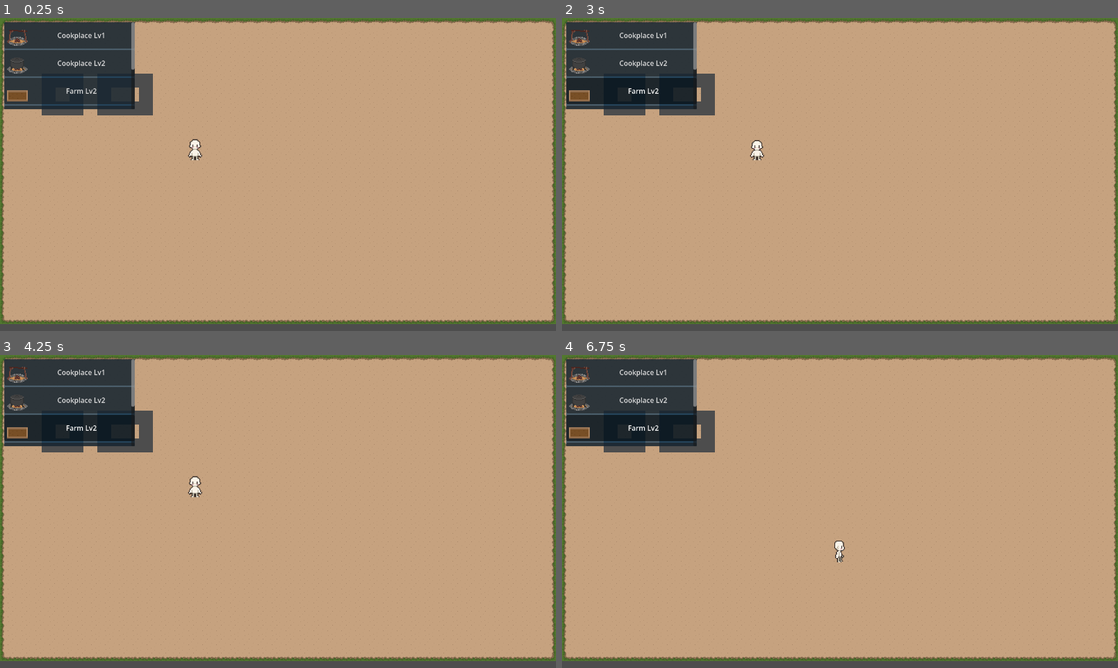
Above: before the commit, frames 1-4 (two rows, left to right).
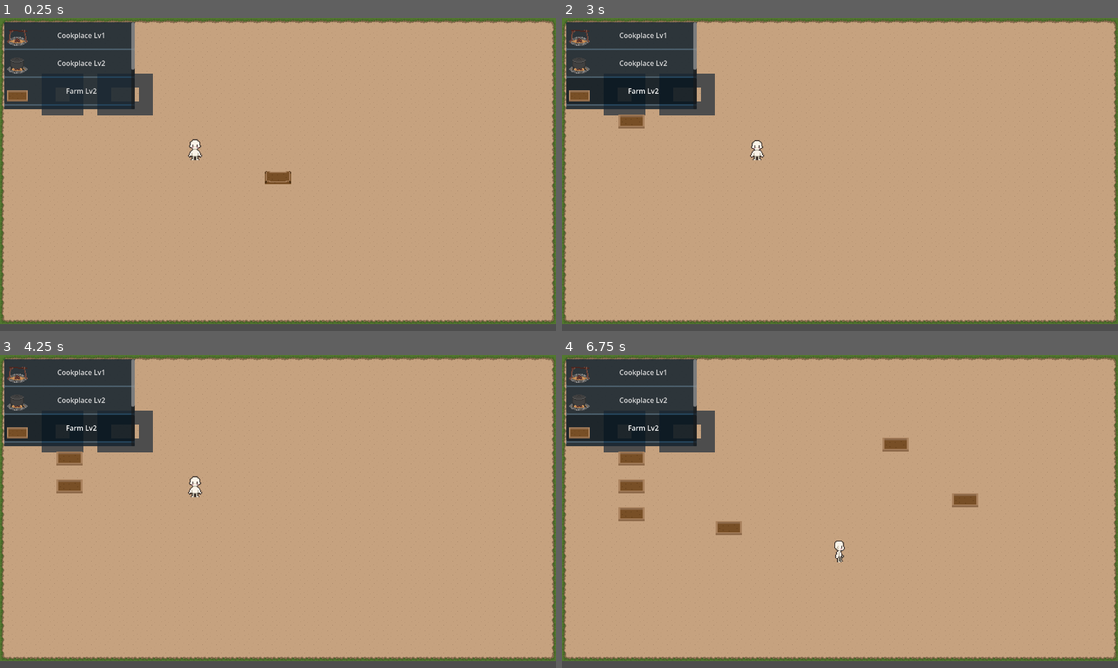
Above: after the commit, the same moments.

Repository: EducateMuhdAdam/TheyLeftSurvivalGame
Game: Godot game, scene res://Scenes/main.tscn
Same seed, same stepped clock (60 frames per second), same inputs: the game is played once before the commit and once after it.
Inputs (mouse positions are in pixels of both pictures, inside the frame that each line leads up to):
- Up to frame 1 (0.25 s): no input
- Up to frame 2 (3 s): click "Cookplace Lv1" at 0.5 s; click "Cookplace Lv2" at 1.25 s; click "Farm Lv2" at 2 s; click "Farm Lv1" at 2.75 s
- Up to frame 3 (4.25 s): click "Water Filter Lv2" at 3.5 s
- Up to frame 4 (6.75 s): click "Water Filter Lv1" at 4.25 s; tap Enter at 5 s; move the mouse to (962, 495) at 5.02 s; hold D (right) 5.03-5.78 s; click (962, 495) at 5.17 s; move the mouse to (728, 527) at 5.77 s; hold S (down) 5.78-6.53 s; click (728, 527) at 5.92 s; move the mouse to (895, 442) at 6.52 s; hold D (right) from 6.53 s (still down); click (895, 442) at 6.67 s

The runs differ from the first frame. In frame 1, 0.2% of the frame differs, in the area x 47-53%, y 48-54%; in frame 2, 0.2%; in frame 3, 0.4%; in frame 4, 1.3%, in the area x 10-75%, y 26-58%.
Error before the commit: Parse Error: Preload file "res://Scenes/farm_lv1.tscn" does not exist. (res://Scripts/building_handler.gd:3)

Commit message:
Buildings Selectable

Diff:
--- a/Scenes/build_button.tscn
+++ b/Scenes/build_button.tscn
@@ -11,3 +11,5 @@
 icon = ExtResource("1_3ijrf")
 expand_icon = true
 script = ExtResource("2_8wxra")
+
+[connection signal="pressed" from="." to="." method="_on_pressed"]
--- a/Scenes/building_handler.tscn
+++ b/Scenes/building_handler.tscn
@@ -4,3 +4,7 @@
 
 [node name="BuildingHandler" type="Node2D" unique_id=322601886]
 script = ExtResource("1_in8yd")
+
+[node name="Buildings" type="Node2D" parent="." unique_id=295352750]
+
+[node name="Guides" type="Node2D" parent="." unique_id=2045507820]
--- /dev/null
+++ b/Scripts/EventBus.gd
@@ -0,0 +1,3 @@
+extends Node
+
+signal change_building(building_data: BuildingData)
--- a/Scripts/building_button.gd
+++ b/Scripts/building_button.gd
@@ -1,6 +1,7 @@
 extends Button
 
 var building_reference: BuildingData
+
 
 func set_building(buildingData: BuildingData) -> void:
 	building_reference = buildingData
@@ -17,4 +18,4 @@
 
 
 func _on_pressed() -> void:
-	pass # Replace with function body.
+	EventBus.change_building.emit(building_reference)
--- a/Scripts/building_handler.gd
+++ b/Scripts/building_handler.gd
@@ -1,16 +1,22 @@
 extends Node2D
 
-@export var default: Resource = preload("res://Scenes/farm_lv1.tscn")
+@onready var buildings: Node2D = $Buildings
+@onready var guides: Node2D = $Guides
 
-var guide: Building = null
+
+var reference: BuildingData = preload("res://Data/buildings/farm_lv1.tres") #Default
+var guide: Sprite2D = Sprite2D.new()
 var is_build_mode: bool = true
 var anchor: Vector2 = Vector2(0,0)
 var building_list: Array[Building] = []
 const tilesize: int = 32
 
 func _ready() -> void:
-	setup_guide(default)
-	add_child(guide)
+	EventBus.change_building.connect(set_reference)
+	setup_guide(reference)
+
+	guide.scale = Vector2(2, 2)
+	guides.add_child(guide)
 
 
 func _process(delta: float) -> void:
@@ -20,13 +26,17 @@
 func _unhandled_input(event: InputEvent) -> void:
 	if event is InputEventMouseButton and event.pressed:
 		if event.button_index == MOUSE_BUTTON_LEFT:
-			create_building(default)
+			create_building(reference)
 
-func setup_guide(building: Resource) -> void:
-	guide = building.instantiate()
+func set_reference(building: BuildingData) -> void:
+	reference = building
+	setup_guide(building)
 
-func create_building(building: Resource) -> void:
-	var new = building.instantiate()
+func setup_guide(building: BuildingData) -> void:
+	guide.texture = building.image
+
+func create_building(building: BuildingData) -> void:
+	var new = building.physical_scene.instantiate()
 	new.global_position = guide.global_position
 	building_list.append(new)
-	add_child(new)
+	buildings.add_child(new)
--- a/project.godot
+++ b/project.godot
@@ -14,6 +14,10 @@
 run/main_scene="uid://fatlix04u4yj"
 config/features=PackedStringArray("4.6", "Forward Plus")
 config/icon="res://icon.svg"
+
+[autoload]
+
+EventBus="*uid://dq6ulv2pamo4w"
 
 [display]
 
Not shown, added: Scripts/EventBus.gd.uid
